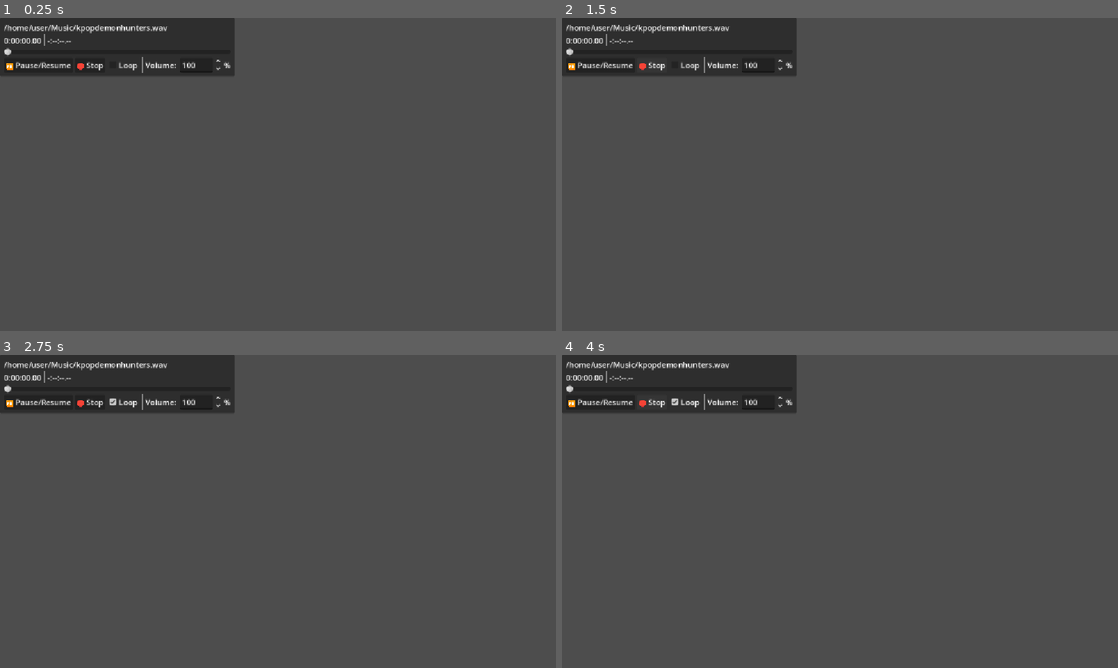
Above: before the commit, frames 1-4 (two rows, left to right).
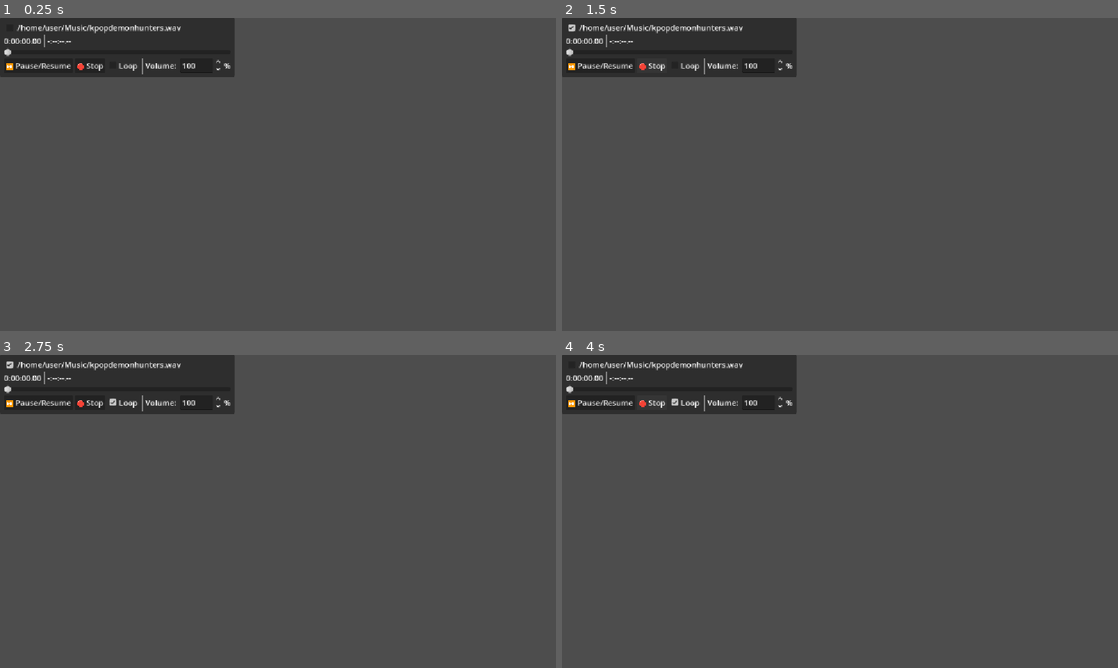
Above: after the commit, the same moments.

Repository: greg0rygreg/SoundsEz
Game: Godot game, scene res://audio_file_playback/audio_file_playback.tscn
Same seed, same stepped clock (60 frames per second), same inputs: the game is played once before the commit and once after it. This scene is started directly instead of the project's main scene.
Inputs (mouse positions are in pixels of both pictures, inside the frame that each line leads up to):
- Up to frame 1 (0.25 s): no input
- Up to frame 2 (1.5 s): click (573, 27) at 0.52 s; click "🛑 Stop" at 1.25 s
- Up to frame 3 (2.75 s): click "Loop" at 2 s
- Up to frame 4 (4 s): click (573, 364) at 2.77 s; click "🛑 Stop" at 3.5 s

The runs differ from the first frame. In frame 1, 0.7% of the frame differs, in the area x 0-42%, y 2-18%; in frame 2, 0.7%; in frame 3, 0.8%; in frame 4, 0.7%.
Error before the commit: Cannot call method 'get_length' on a null value. (res://audio_file_playback/AFP.gd:15)
Error after the commit: Cannot call method 'get_length' on a null value. (res://audio_file_playback/AFP.gd:16)

Commit message:
add selection to AFP

Diff:
--- a/audio_file_playback/AFP.gd
+++ b/audio_file_playback/AFP.gd
@@ -8,6 +8,7 @@
 @export var track_label: Label
 @export var looping: CheckBox
 @export var volume: SpinBox
+@export var selected: CheckBox
 var dragging := false
 
 # Called when the node enters the scene tree for the first time.
--- a/audio_file_playback/audio_file_playback.tscn
+++ b/audio_file_playback/audio_file_playback.tscn
@@ -2,12 +2,13 @@
 
 [ext_resource type="Script" uid="uid://b0fuwhv5xsa3q" path="res://audio_file_playback/AFP.gd" id="1_masti"]
 
-[node name="AFP" type="PanelContainer" unique_id=1222477020 node_paths=PackedStringArray("playback", "track_label", "looping", "volume")]
+[node name="AFP" type="PanelContainer" unique_id=1222477020 node_paths=PackedStringArray("playback", "track_label", "looping", "volume", "selected")]
 script = ExtResource("1_masti")
 playback = NodePath("playback")
-track_label = NodePath("margineer/vercont/name")
+track_label = NodePath("margineer/vercont/trackname/Label")
 looping = NodePath("margineer/vercont/ctrls/loop")
 volume = NodePath("margineer/vercont/ctrls/volume/SpinBox")
+selected = NodePath("margineer/vercont/trackname/CheckBox")
 
 [node name="margineer" type="MarginContainer" parent="." unique_id=1410731753]
 layout_mode = 2
@@ -19,8 +20,15 @@
 [node name="vercont" type="VBoxContainer" parent="margineer" unique_id=973486052]
 layout_mode = 2
 
-[node name="name" type="Label" parent="margineer/vercont" unique_id=1591179155]
+[node name="trackname" type="HBoxContainer" parent="margineer/vercont" unique_id=1877426000]
 layout_mode = 2
+
+[node name="CheckBox" type="CheckBox" parent="margineer/vercont/trackname" unique_id=1877604479]
+layout_mode = 2
+
+[node name="Label" type="Label" parent="margineer/vercont/trackname" unique_id=1591179155]
+layout_mode = 2
+size_flags_horizontal = 3
 text = "/home/user/Music/kpopdemonhunters.wav"
 autowrap_mode = 3
 
